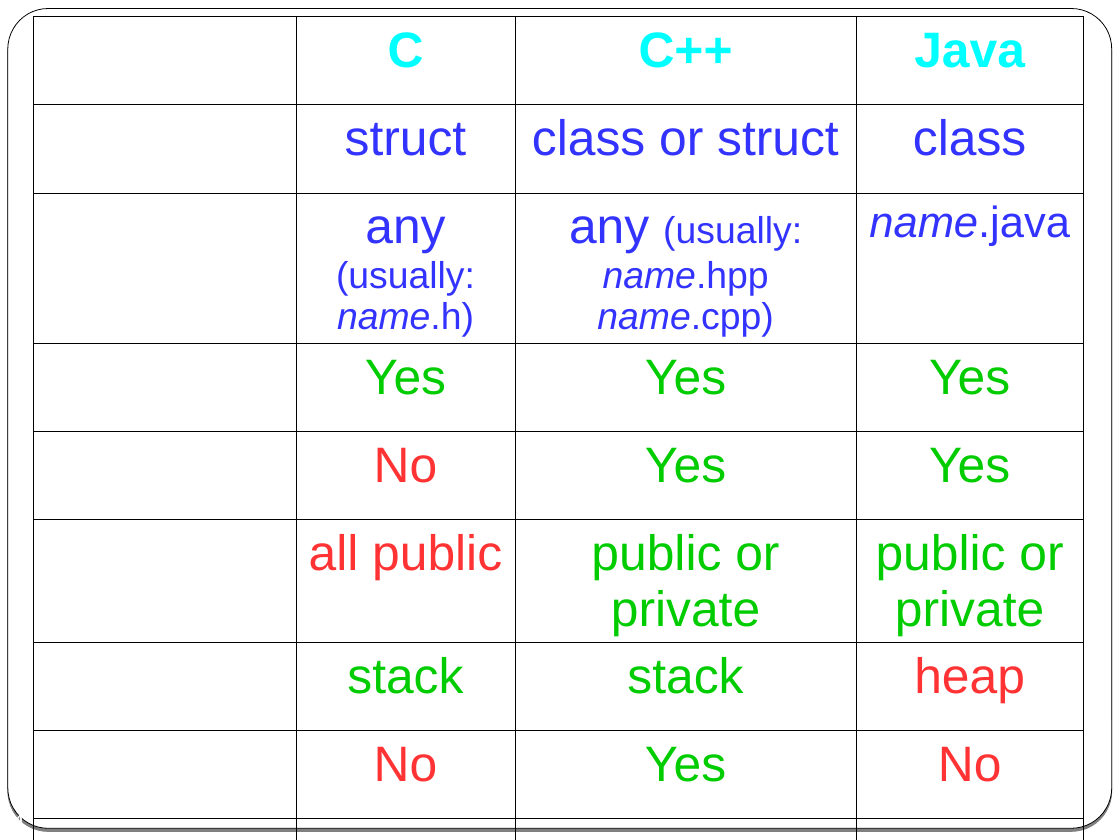
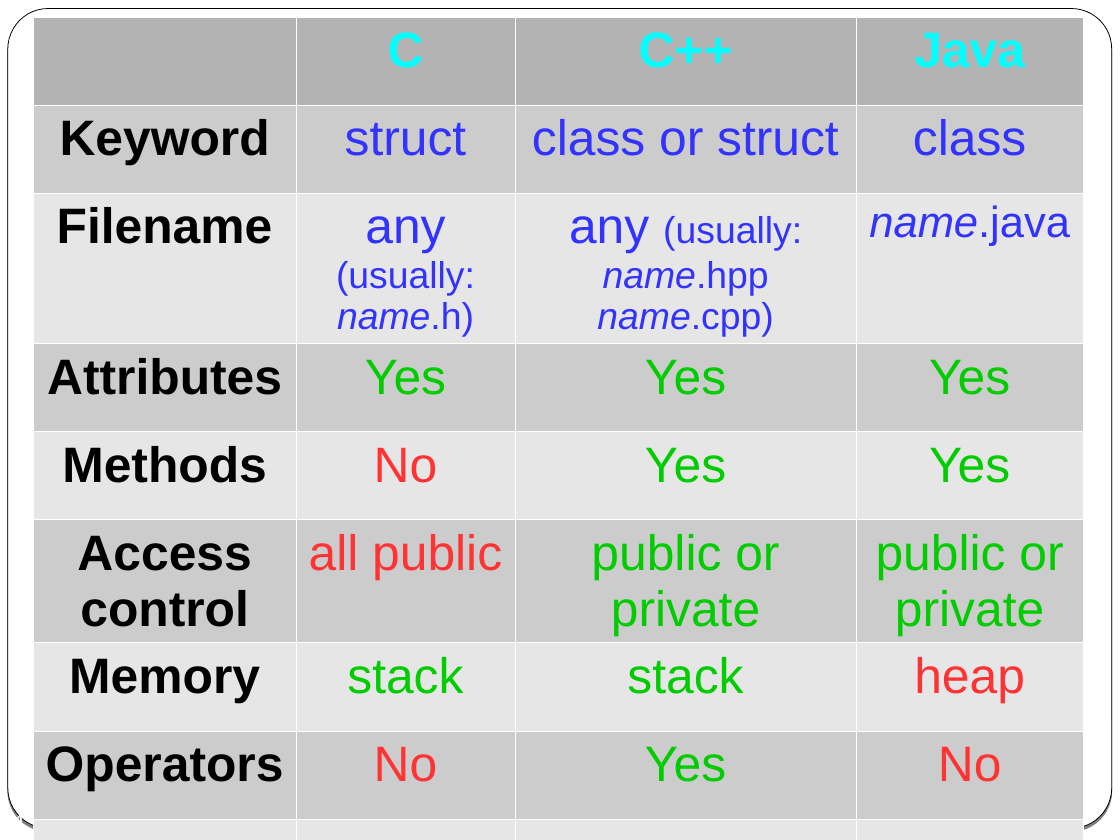
Before and after one commit to cpp-at-ariel/cpp-5778, a slide deck: slide 4 of week02-classes-constructors-destructors/slides-classes.odp. Drawn at 1120x840 pixels with LibreOffice and Linux fonts; fonts in the diff are those of the drawing. Boxes give left, top, right and bottom in pixels: in the first picture for what was removed or moved away, otherwise in the second. Text is boxed around its words. In the diff, an @@ line names an element or a change of style, - is before the commit and + after.

```diff
--- a/week02-classes-constructors-destructors/slides-classes.odp
+++ b/week02-classes-constructors-destructors/slides-classes.odp
@@ table at bbox=[34, 17, 1083, 840] @@
@@ fill none to #B3B3B3 in 3 cells @@
@@ fill none to #CCCCCC in 16 cells @@
@@ fill none to #E6E6E6 in 12 cells @@
@@ text colour #FFFFFF to #000000 in "Keyword", "Filename", "Attributes", "Methods" and 3 more places @@
@@ borders changed @@
```
Also in this commit, not shown: 5 other slides changed, 1 other file.
